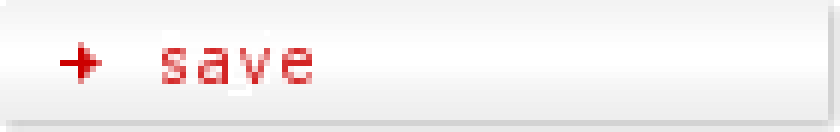
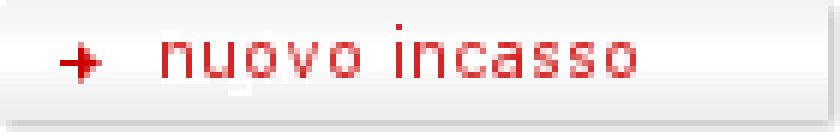
The second 840 x 132 image is a revision of the first. Changes to its layers:
renamed "save" to "nuovo incasso", painted on it over (x1=162, y1=24, x2=636, y2=84)
